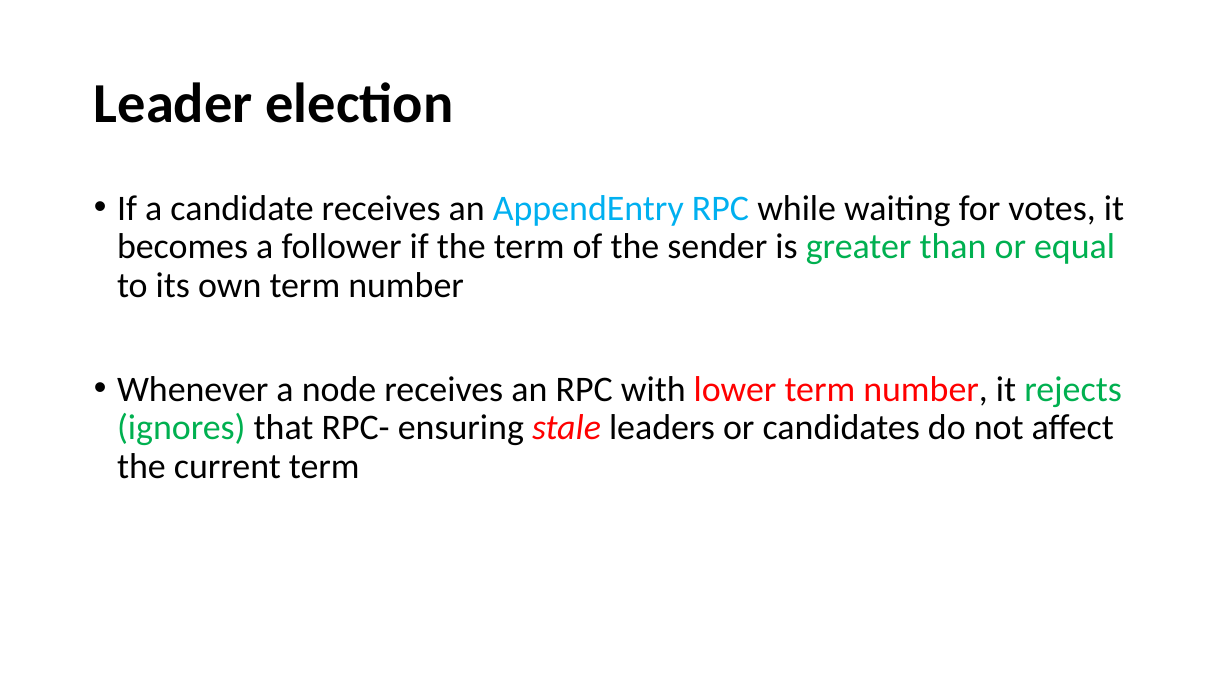
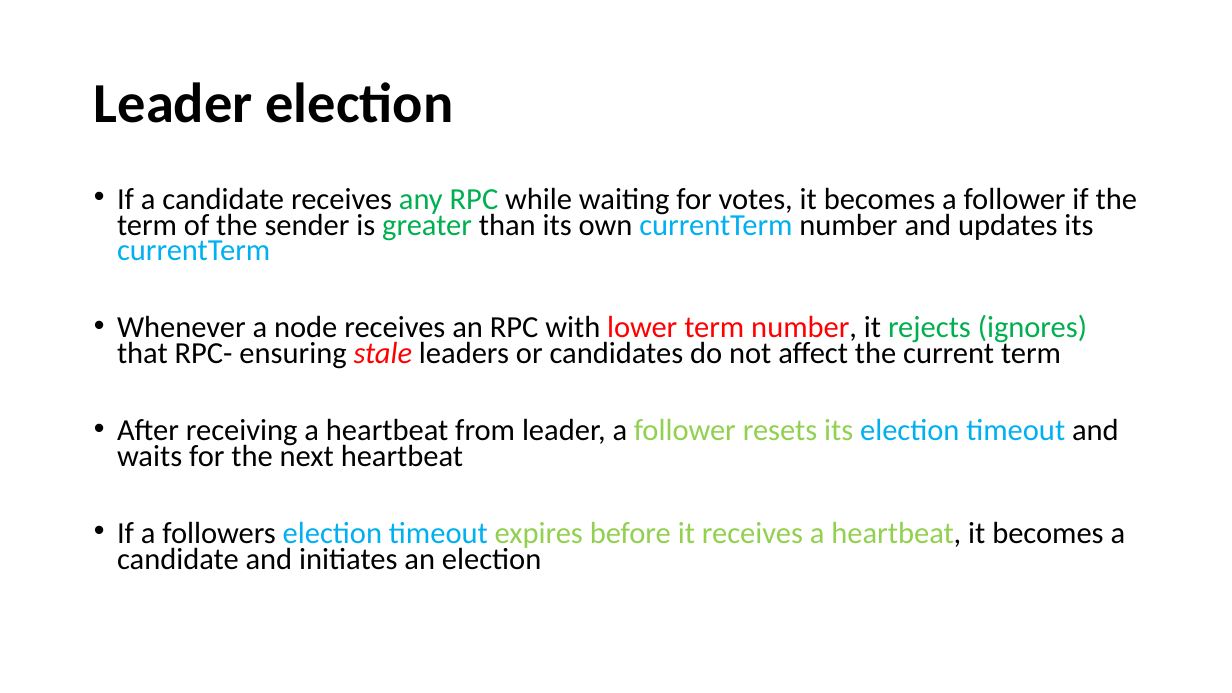
Before and after one commit to paulsaswata/public, a slide deck: slide 8 of The Raft Consensus Algorithm.pptx (slide 7 before the commit). Drawn at 1232x693 pixels with LibreOffice and Linux fonts; fonts in the diff are those of the drawing. Boxes give left, top, right and bottom in pixels: in the first picture for what was removed or moved away, otherwise in the second. Text is boxed around its words. In the diff, an @@ line names an element or a change of style, - is before the commit and + after.

```diff
--- a/The Raft Consensus Algorithm.pptx
+++ b/The Raft Consensus Algorithm.pptx
@@ text at (x1=117, y1=187, x2=1137, y2=261): text changed; size 28 to 23.8 pt @@
-• If a candidate receives an AppendEntry RPC while waiting for votes, it becomes a follower if the term of the sender is greater than or equal to its own term number
+• If a candidate receives any RPC while waiting for votes, it becomes a follower if the term of the sender is greater than its own currentTerm number and updates its currentTerm
@@ text at (x1=117, y1=315, x2=1087, y2=369): size 28 to 23.8 pt in "Whenever a node receives an RPC with ..."; line spacing 0.9 to 0.7 @@
@@ text at (x1=117, y1=418, x2=1126, y2=570): paragraphs added @@
+• After receiving a heartbeat from leader, a follower resets its election timeout and waits for the next heartbeat
+• If a followers election timeout expires before it receives a heartbeat, it becomes a candidate and initiates an election
```
Also in this commit, not shown: 8 other slides changed, 4 slides added.
